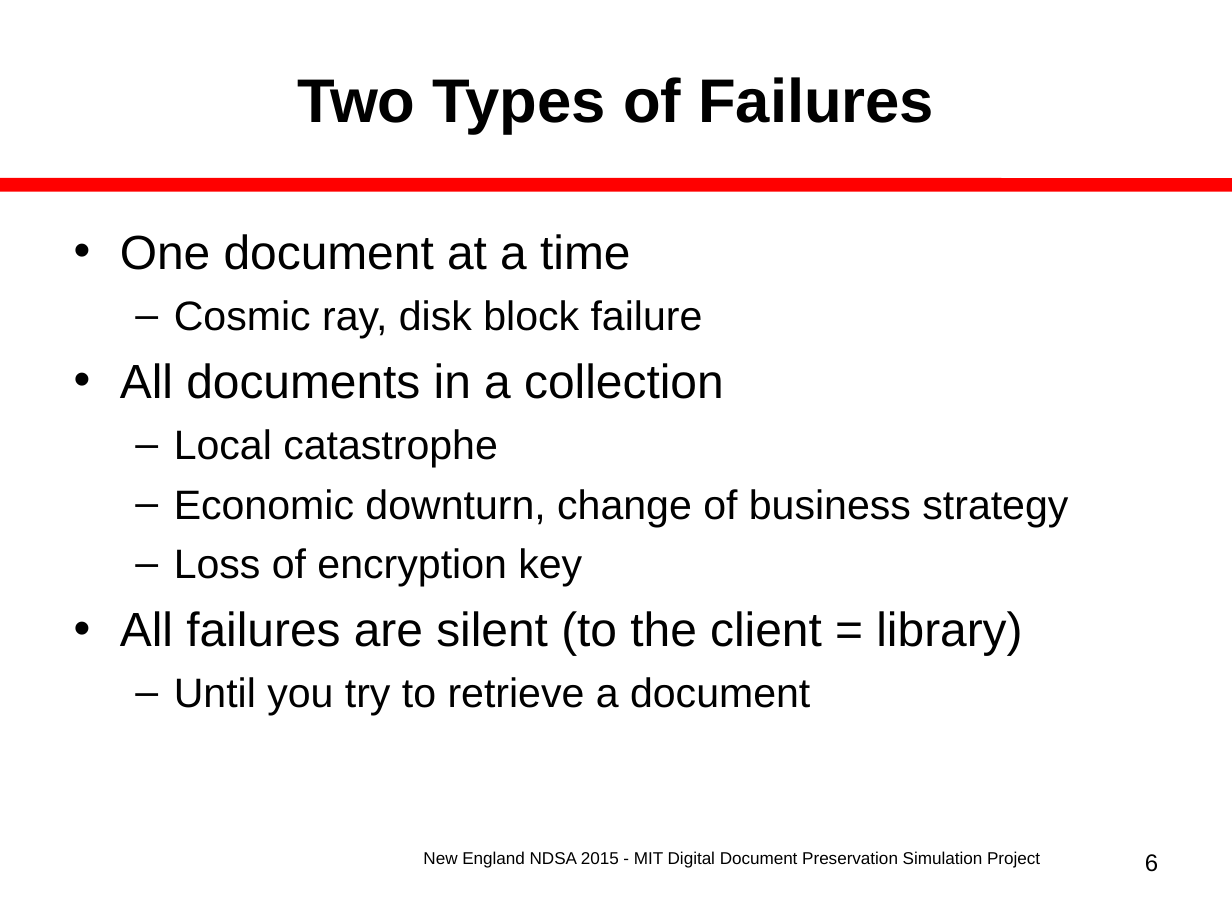
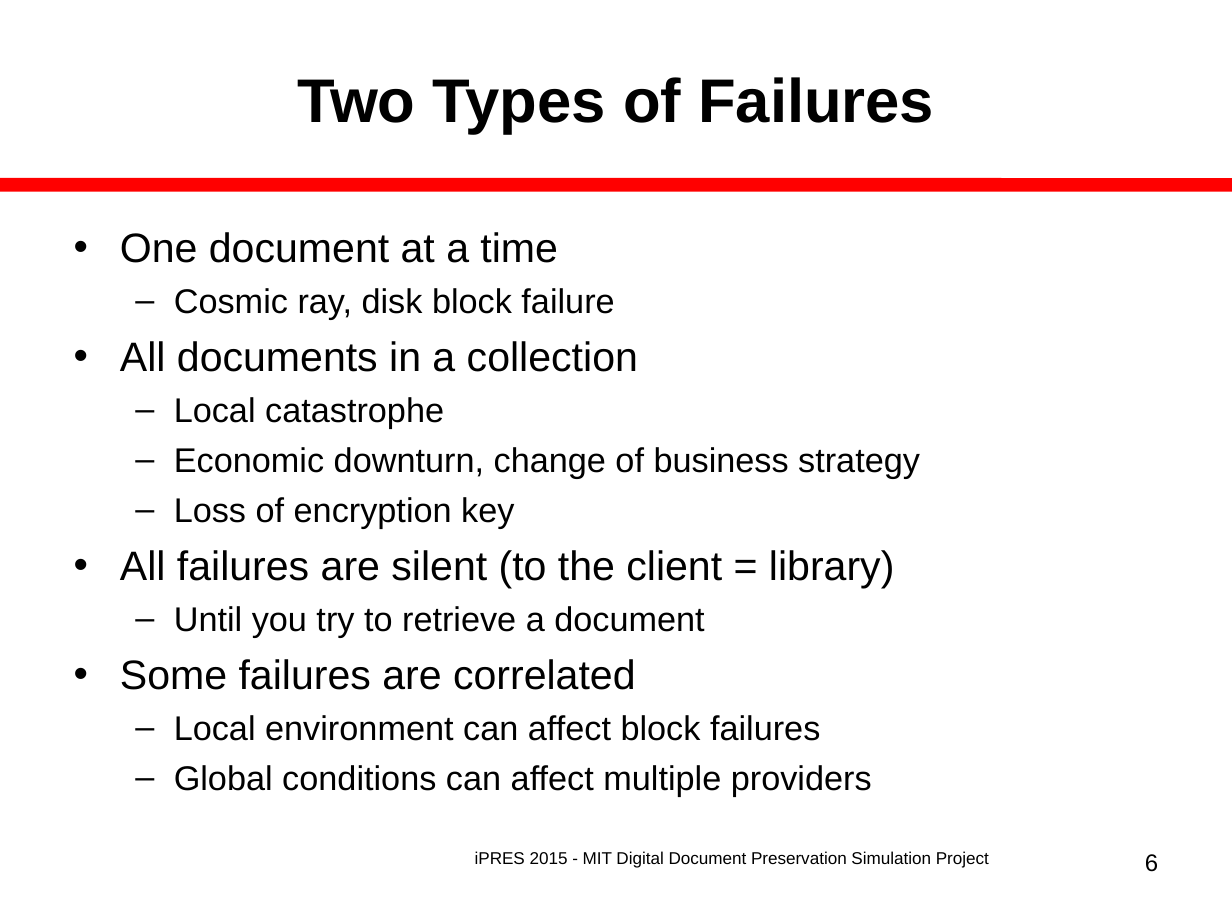
Before and after one commit to MIT-Informatics/PreservationSimulation, a slide deck: slide 6 of shelf/docs/Slides_iPres2015Nov.ppt. Drawn at 1232x924 pixels with LibreOffice and Linux fonts; fonts in the diff are those of the drawing. Boxes give left, top, right and bottom in pixels: in the first picture for what was removed or moved away, otherwise in the second. Text is boxed around its words. In the diff, an @@ line names an element or a change of style, - is before the commit and + after.

```diff
--- a/shelf/docs/Slides_iPres2015Nov.ppt
+++ b/shelf/docs/Slides_iPres2015Nov.ppt
@@ text at (x1=120, y1=232, x2=920, y2=637): size 28 to 24 pt in "One document at a time", "All documents in a collection", "All failures are silent (to the client ..."; size 24 to 20 pt in "Cosmic ray, disk block failure", "Local catastrophe", "Economic downturn, change of business strategy", "Loss of encryption key" and 1 more places; less space between paragraphs @@
@@ text at (x1=120, y1=659, x2=872, y2=796): paragraphs added @@
+• Some failures are correlated
+  – Local environment can affect block failures
+  – Global conditions can affect multiple providers
@@ text at (x1=475, y1=851, x2=989, y2=868): text changed @@
-New England NDSA 2015 - MIT Digital Document Preservation Simulation Project
+iPRES 2015 - MIT Digital Document Preservation Simulation Project
```
Also in this commit, not shown: 26 other slides changed, 7 slides added, 10 other files.
